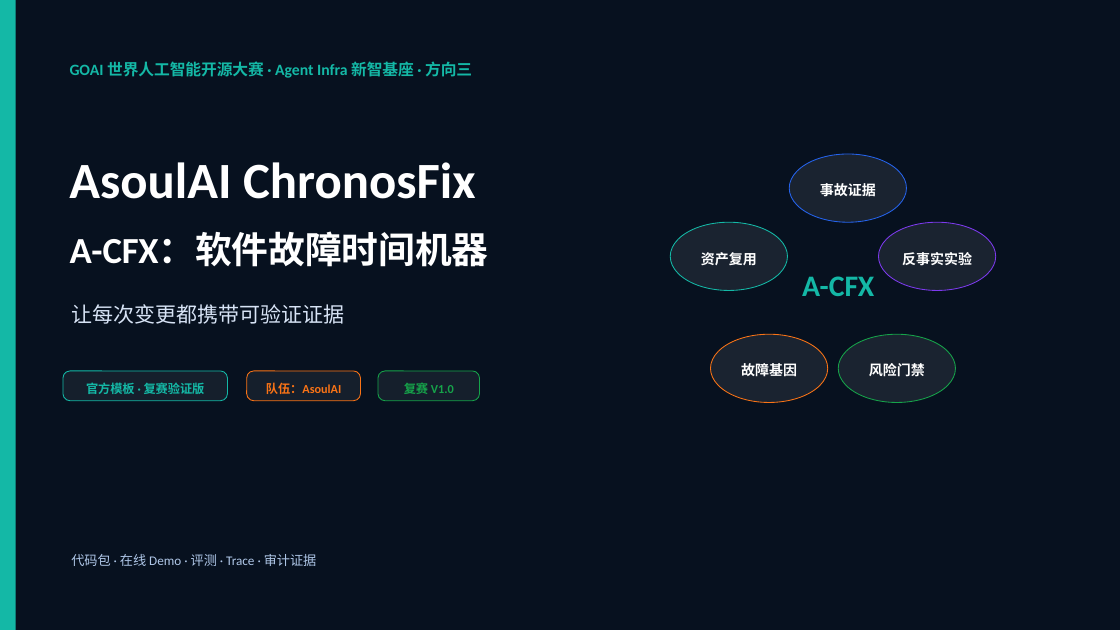
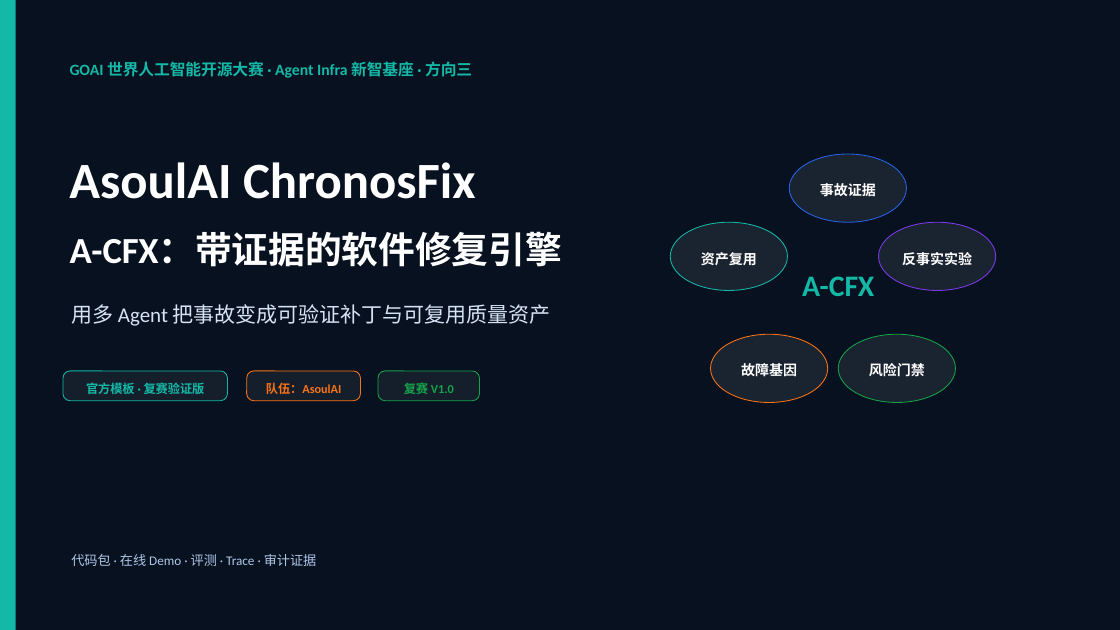
Before and after one commit to ASOUL-Official/asoulai-chronosfix, a slide deck: slide 1 of submission/ChronosFix_复赛方案.pptx. Drawn at 1120x630 pixels with LibreOffice and Linux fonts; fonts in the diff are those of the drawing. Boxes give left, top, right and bottom in pixels: in the first picture for what was removed or moved away, otherwise in the second. Text is boxed around its words. In the diff, an @@ line names an element or a change of style, - is before the commit and + after.

```diff
--- a/submission/ChronosFix_复赛方案.pptx
+++ b/submission/ChronosFix_复赛方案.pptx
@@ text at (70,232,562,267): text changed @@
-A-CFX：软件故障时间机器
+A-CFX：带证据的软件修复引擎
@@ text at (71,304,551,326): text changed @@
-让每次变更都携带可验证证据
+用多 Agent 把事故变成可验证补丁与可复用质量资产
```
Also in this commit, not shown: 11 other slides changed, 12 other files.
